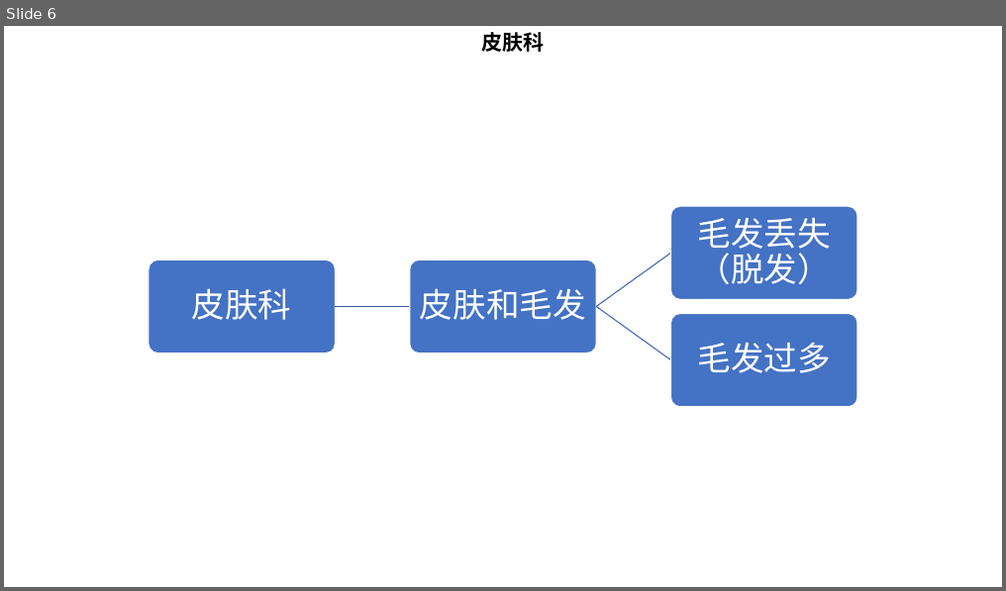
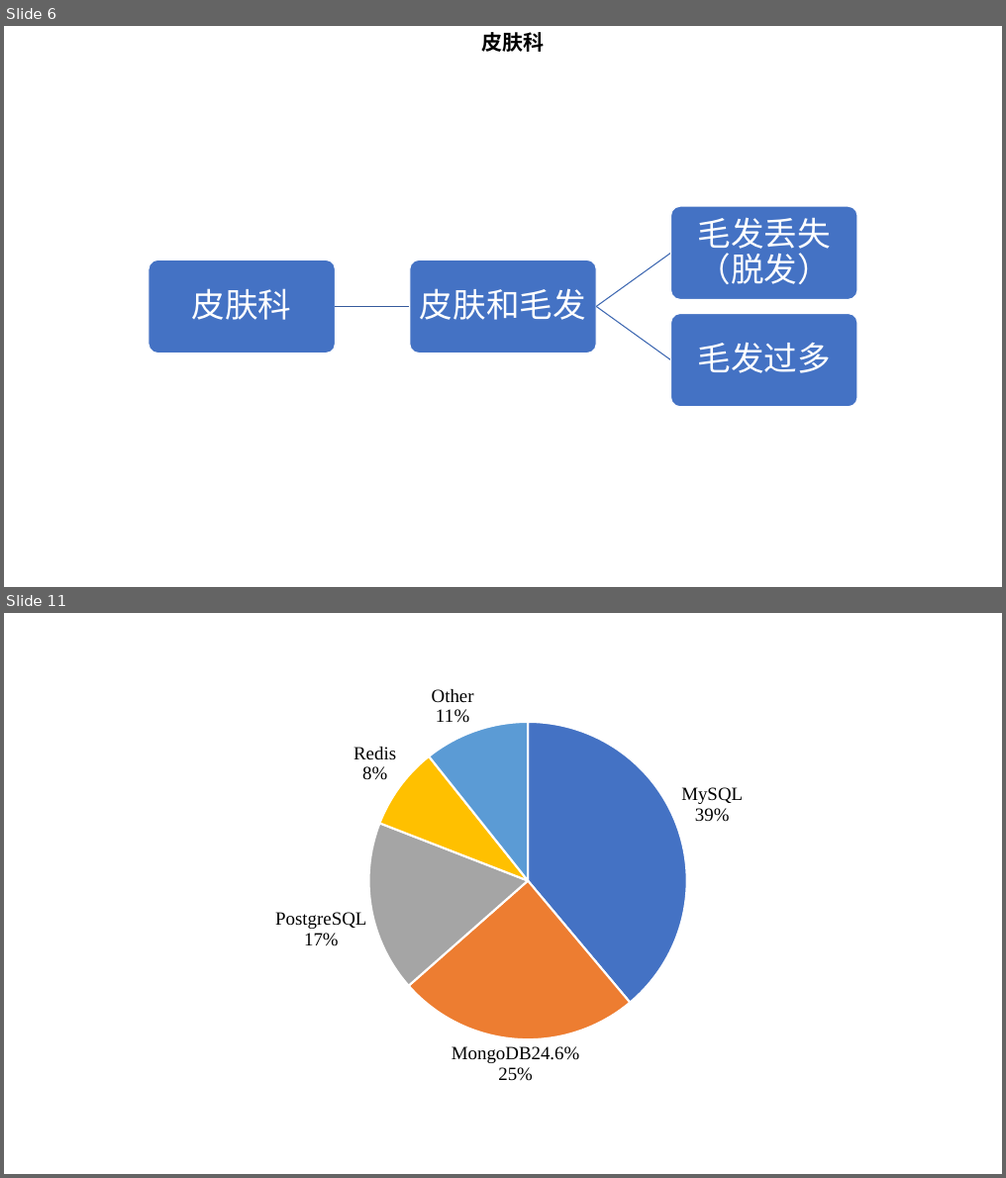
Before and after one commit to MingJerry/Guide, a slide deck: Doc/症状_科室映射图.pptx. Shown one above the other, each under a label of ours: slide 6 before the commit, slides 6 and 11 after it; the slides between them are not shown. The pictures are 1006x591 and 1006x1178 pixels, drawn with LibreOffice and Linux fonts; fonts in the diff are those of the drawing. Boxes give left, top, right and bottom in pixels: in the first picture for what was removed or moved away, otherwise in the second. Text is boxed around its words. In the diff, an @@ line names an element or a change of style, - is before the commit and + after.

```diff
--- a/Doc/症状_科室映射图.pptx
+++ b/Doc/症状_科室映射图.pptx
@@ slide 11 added at (4,613,1002,1174), background #FFFFFF @@
@@ pie chart added at (170,672,850,1095) @@
+categories: MySQL, MongoDB24.6%, PostgreSQL, Redis, Other
+Series 1: 38.9, 24.6, 17.4, 8.4, 10.7
```
Also in this commit, not shown: 5 other slides added, 4 other files.
